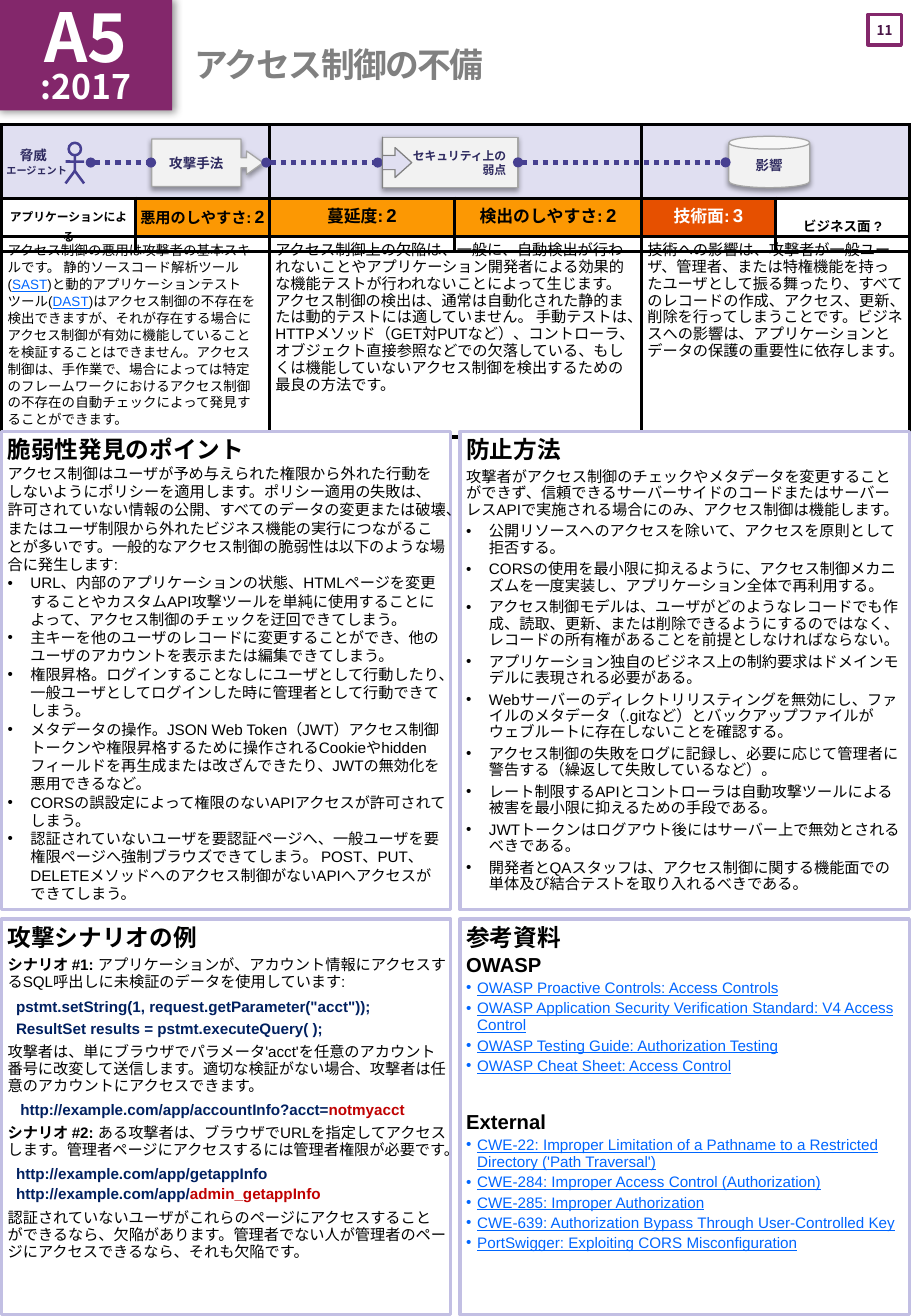
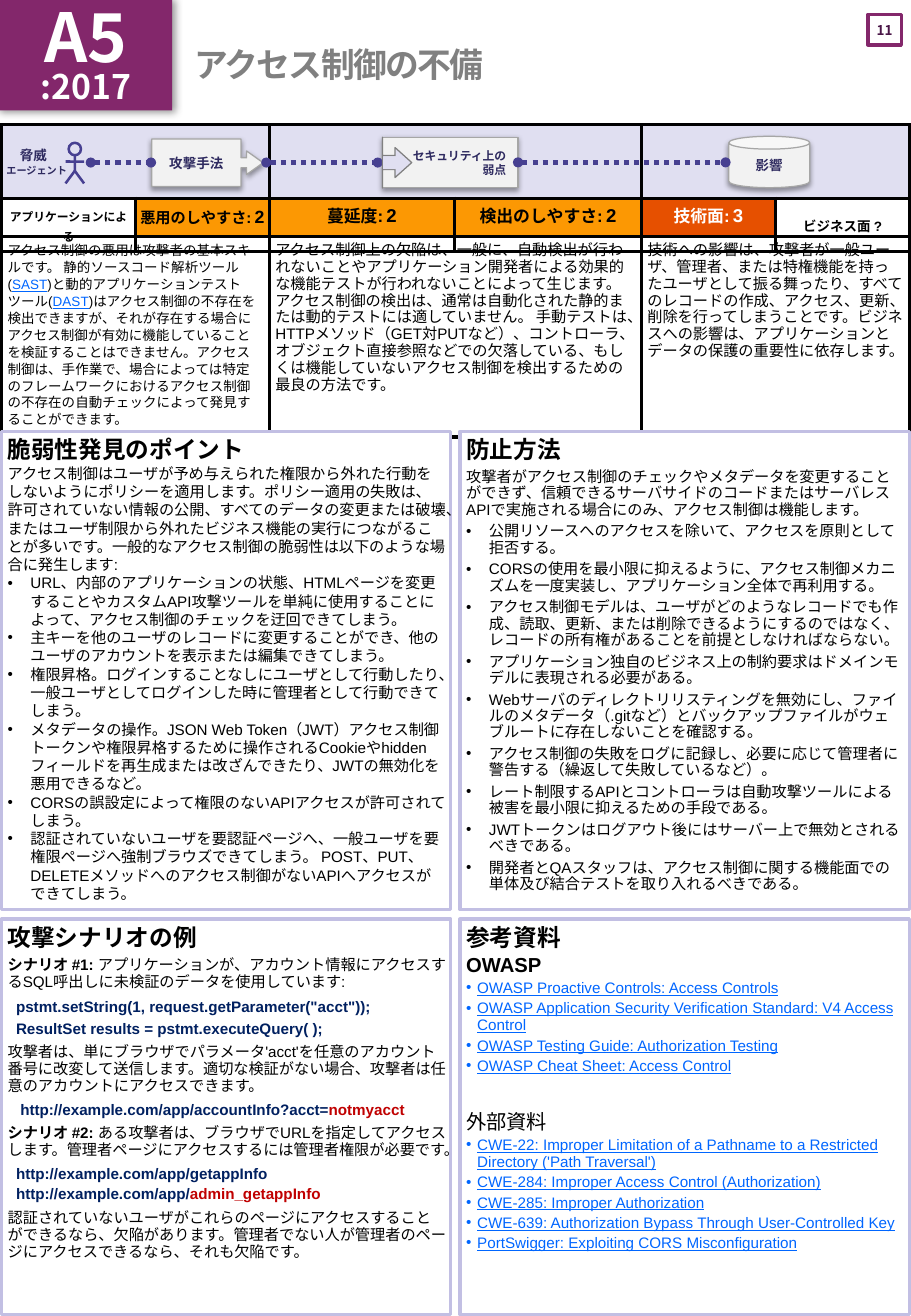
Before and after one commit to OWASP/Top10, a slide deck: slide 12 of 2017/ja/OWASP Top 10-2017(ja).pptx. Drawn at 911x1316 pixels with LibreOffice and Linux fonts; fonts in the diff are those of the drawing. Boxes give left, top, right and bottom in pixels: in the first picture for what was removed or moved away, otherwise in the second. Text is boxed around its words. In the diff, an @@ line names an element or a change of style, - is before the commit and + after.

Commit message:
ページごとに読み合わせをした版
これで公開できるかな！？

```diff
--- a/2017/ja/OWASP Top 10-2017(ja).pptx
+++ b/2017/ja/OWASP Top 10-2017(ja).pptx
@@ text at box(466, 469, 890, 517): text changed @@
-攻撃者がアクセス制御のチェックやメタデータを変更することができず、信頼できるサーバーサイドのコードまたはサーバーレスAPIで実施される場合にのみ、アクセス制御は機能します。
+攻撃者がアクセス制御のチェックやメタデータを変更することができず、信頼できるサーバサイドのコードまたはサーバレスAPIで実施される場合にのみ、アクセス制御は機能します。
@@ text at box(489, 692, 897, 739): text changed @@
-• Webサーバーのディレクトリリスティングを無効にし、ファイルのメタデータ（.gitなど）とバックアップファイルがウェブルートに存在しないことを確認する。
+• Webサーバのディレクトリリスティングを無効にし、ファイルのメタデータ（.gitなど）とバックアップファイルがウェブルートに存在しないことを確認する。
@@ text at box(466, 1112, 547, 1131): text changed; bold off @@
-External
+外部資料
```
Also in this commit, not shown: 18 other slides changed, 1 other file.
